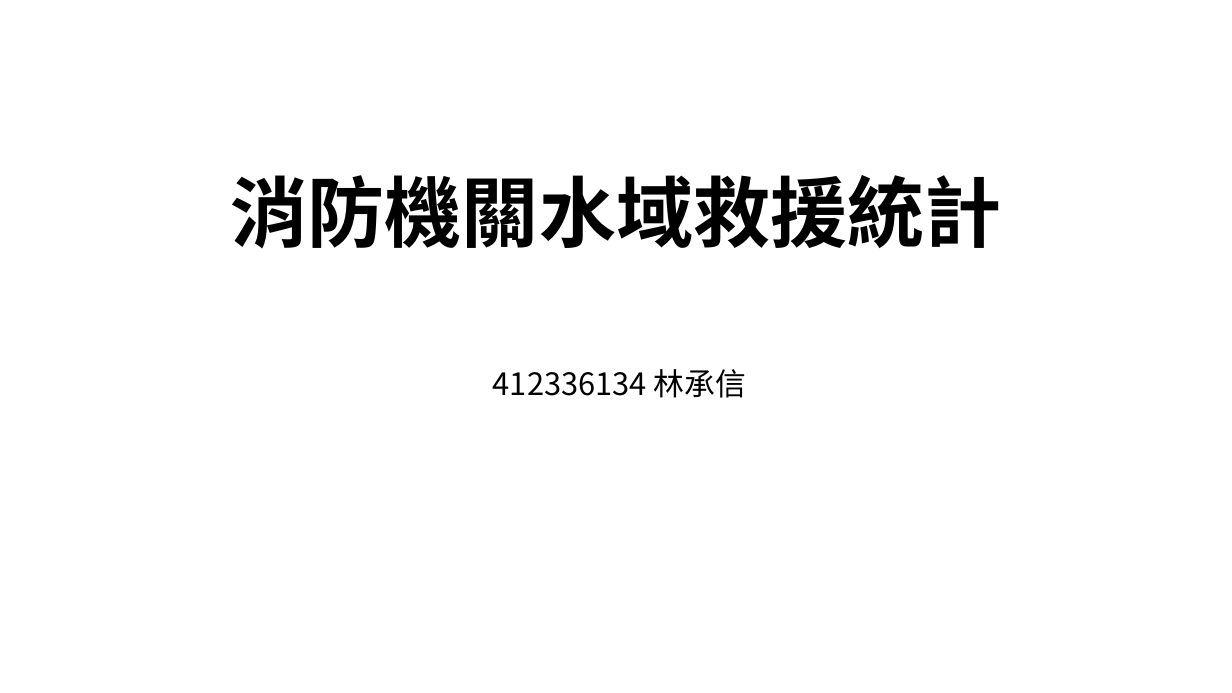
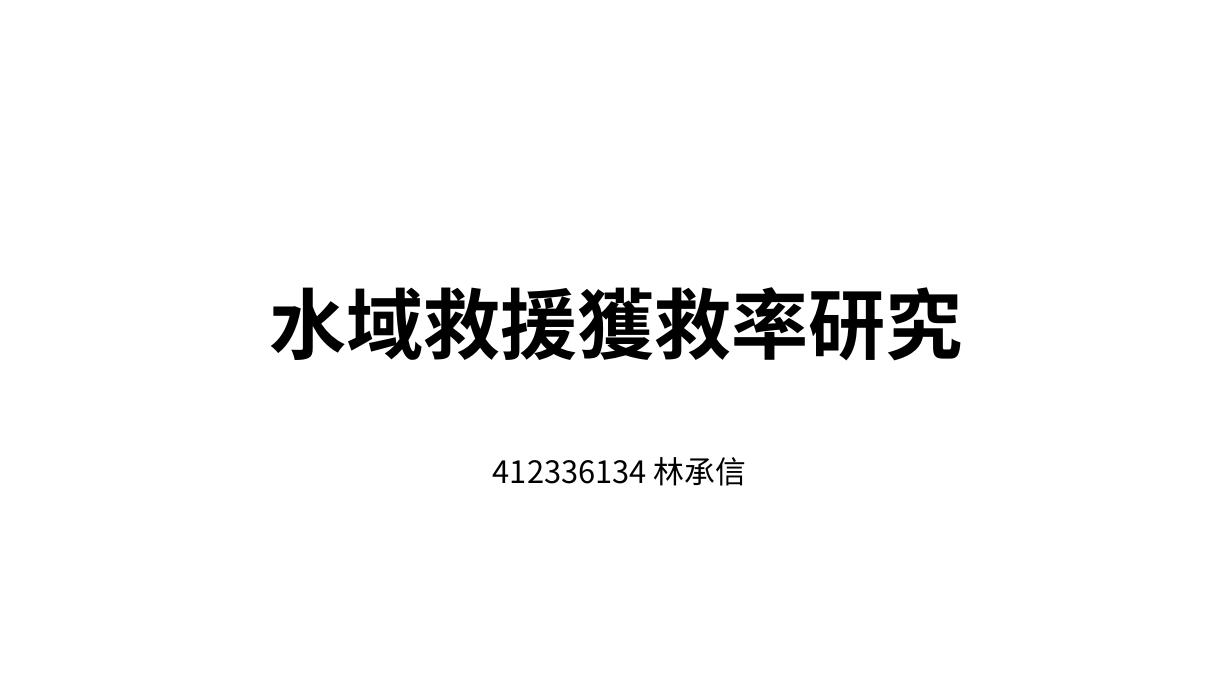
Before and after one commit to RyanLin987/Data-Mining-Project, a slide deck: slide 1 of 採礦期末報告.pptx (slide 2 before the commit). Drawn at 1232x693 pixels with LibreOffice and Linux fonts; fonts in the diff are those of the drawing. Boxes give left, top, right and bottom in pixels: in the first picture for what was removed or moved away, otherwise in the second. Text is boxed around its words. In the diff, an @@ line names an element or a change of style, - is before the commit and + after.

Commit message:
ppt2

```diff
--- a/採礦期末報告.pptx
+++ b/採礦期末報告.pptx
@@ title at [269, 287, 962, 361]: text changed @@
-消防機關水域救援統計
+水域救援獲救率研究
@@ subtitle "412336134 林承信": place and size @@
-subtitle "412336134 林承信" at [493, 369, 746, 398]
+subtitle "412336134 林承信" at [493, 457, 746, 486]
```
Also in this commit, not shown: 4 other slides changed, 25 slides added, 16 slides removed, 2 other files.
